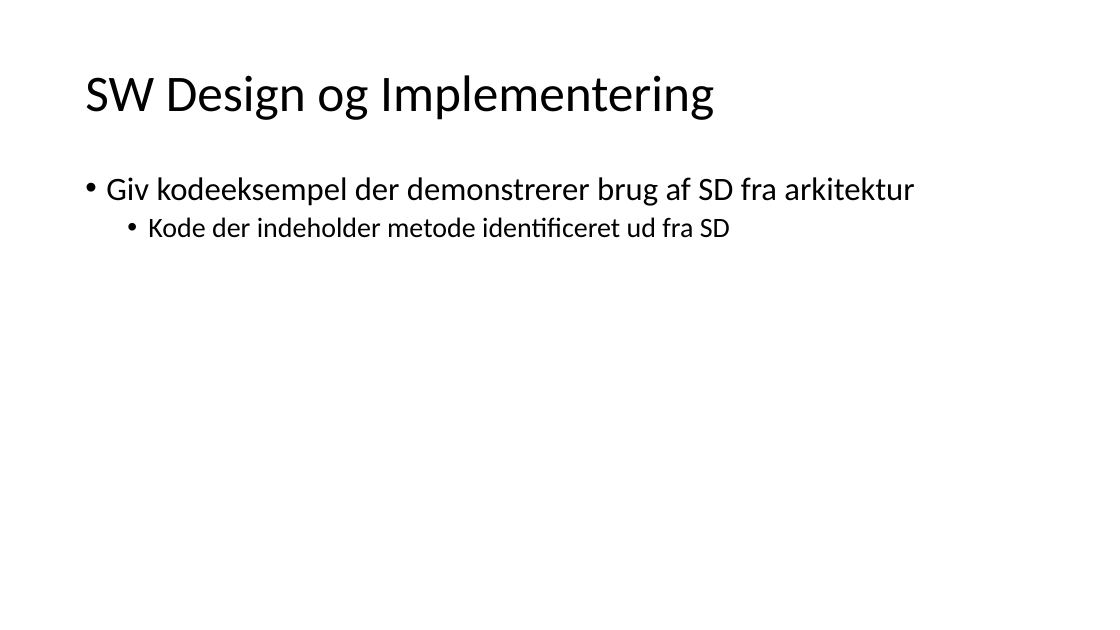
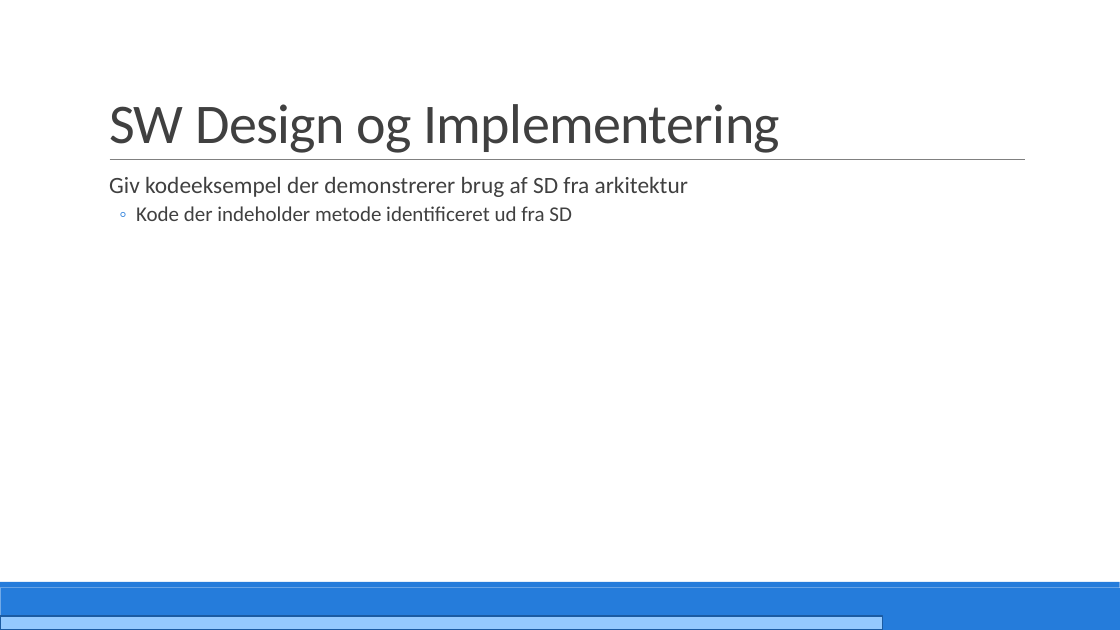
Before and after one commit to PRJ2GR15/Rapport, a slide deck: slide 26 of Fremlæggelse/Fremlæggelse.pptm. Drawn at 1120x630 pixels with LibreOffice and Linux fonts; fonts in the diff are those of the drawing. Boxes give left, top, right and bottom in pixels: in the first picture for what was removed or moved away, otherwise in the second. Text is boxed around its words. In the diff, an @@ line names an element or a change of style, - is before the commit and + after.

```diff
--- a/Fremlæggelse/Fremlæggelse.pptm
+++ b/Fremlæggelse/Fremlæggelse.pptm
@@ title "SW Design og Implementering": place and size @@
-title "SW Design og Implementering" at [85, 75, 714, 120]
+title "SW Design og Implementering" at [109, 104, 780, 153]
@@ title "SW Design og Implementering" at [109, 104, 780, 153]: size 44 to 48 pt, text colour #000000 to #404040, letter spacing 0 to -0.5 pt; line spacing 0.9 to 0.85; vertical alignment middle to bottom @@
@@ text "Giv kodeeksempel der demonstrerer brug ..." at [109, 177, 688, 221]: size 28 to 20 pt in "Giv kodeeksempel der demonstrerer brug af SD ..."; text colour #000000 to #404040; size 24 to 18 pt in "Kode der indeholder metode identificeret ud fra ..."; bullet • to  ; more space between paragraphs; bullet • to ◦ @@
@@ line added from (110, 160) to (1026, 160), #808080 0.5 pt @@
@@ rectangle added at [0, 588, 1120, 630], fill #257CDB @@
@@ rectangle added at [0, 582, 1120, 588], fill #257CDB @@
@@ rectangle added at [0, 616, 883, 630], fill #94C9FE, outline #1B5CA2 1.25 pt @@
```
Also in this commit, not shown: 30 other slides changed, 2 slides added, 2 slides removed.
